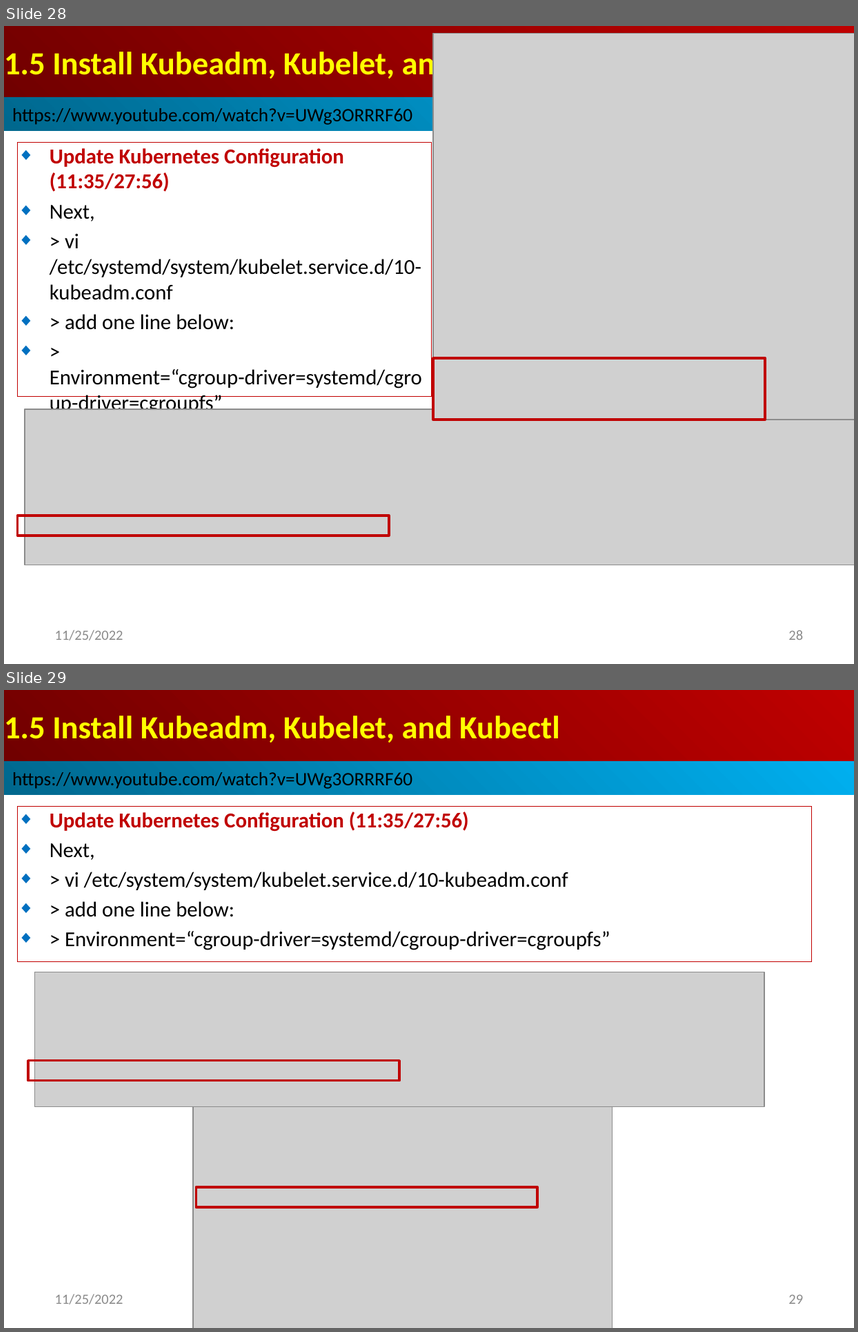
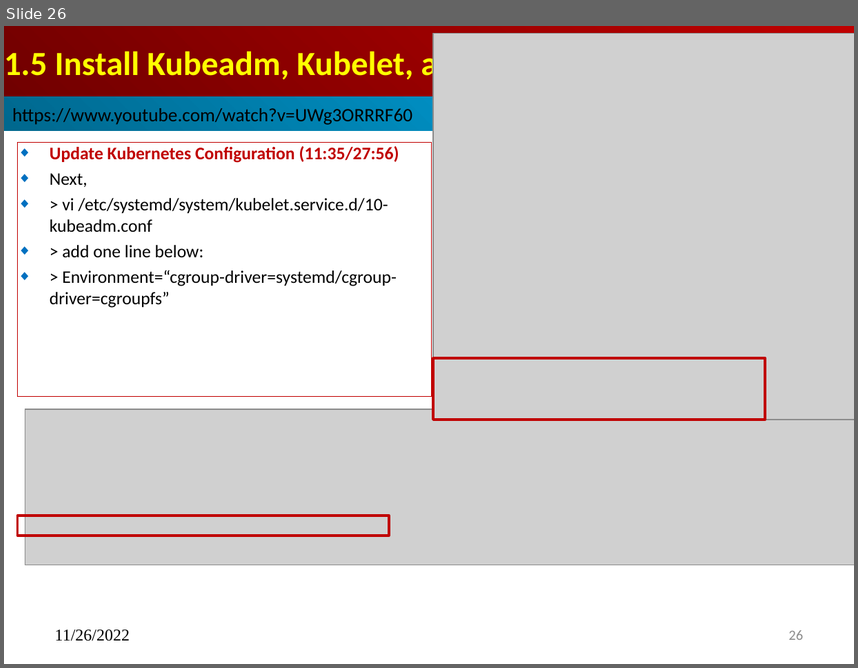
Before and after one commit to peterhchen/900_Kubernetes, a slide deck: 001_01_Install_MS_P02_Slave.pptx. Shown one above the other, each under a label of ours: slides 28 and 29 before the commit, slide 26 after it. The pictures are 858x1332 and 858x668 pixels, drawn with LibreOffice and Linux fonts; fonts in the diff are those of the drawing; grey boxes stand for pictures. Boxes give left, top, right and bottom in pixels: in the first picture for what was removed or moved away, otherwise in the second. Text is boxed around its words. In the diff, an @@ line names an element or a change of style, - is before the commit and + after.

```diff
--- a/001_01_Install_MS_P02_Slave.pptx
+++ b/001_01_Install_MS_P02_Slave.pptx
@@ slide 29 removed at <box>4,690,854,1328</box>, background #FFFFFF @@
@@ title removed at <box>4,690,854,761</box> @@
-1.5 Install Kubeadm, Kubelet, and Kubectl
@@ rectangle removed at <box>4,761,854,795</box> @@
-https://www.youtube.com/watch?v=UWg3ORRRF60
@@ subtitle removed at <box>18,807,811,962</box> @@
-◆ Update Kubernetes Configuration (11:35/27:56)
-◆ Next,
-◆ > vi /etc/system/system/kubelet.service.d/10-kubeadm.conf
-◆ > add one line below:
-◆ > Environment=“cgroup-driver=systemd/cgroup-driver=cgroupfs”
@@ picture removed at <box>34,972,764,1107</box> @@
@@ rectangle removed at <box>27,1061,399,1081</box> @@
@@ picture removed at <box>193,1100,612,1328</box> @@
@@ rectangle removed at <box>196,1186,538,1207</box> @@
@@ text removed at <box>55,1294,123,1304</box> @@
-11/25/2022
@@ page number removed at <box>789,1294,803,1303</box> @@
-29
@@ what was slide 28 is now slide 26 @@
@@ slide 26 changed as well @@
@@ title "1.5 Install Kubeadm, Kubelet, and ..." at <box>4,26,854,97</box>: size 27.3 to 28.6 pt @@
@@ subtitle "Update Kubernetes Configuration (11:35/27:56)" at <box>18,143,432,397</box>: size 18 to 15 pt @@
@@ text at <box>55,629,130,641</box>: text changed; size 12 to 14 pt; font Calibri to Times New Roman; text colour #8B8B8B to #000000 @@
-11/25/2022
+11/26/2022
@@ page number at <box>789,630,803,639</box>: text changed @@
-28
+26
```
Also in this commit, not shown: 27 other slides changed, 2 other slides removed, 1 other file.
